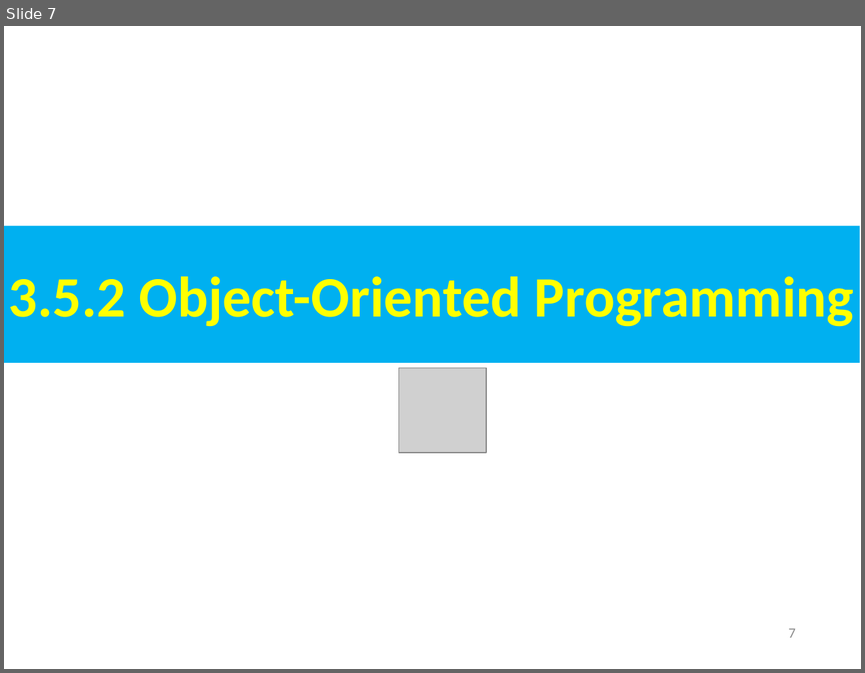
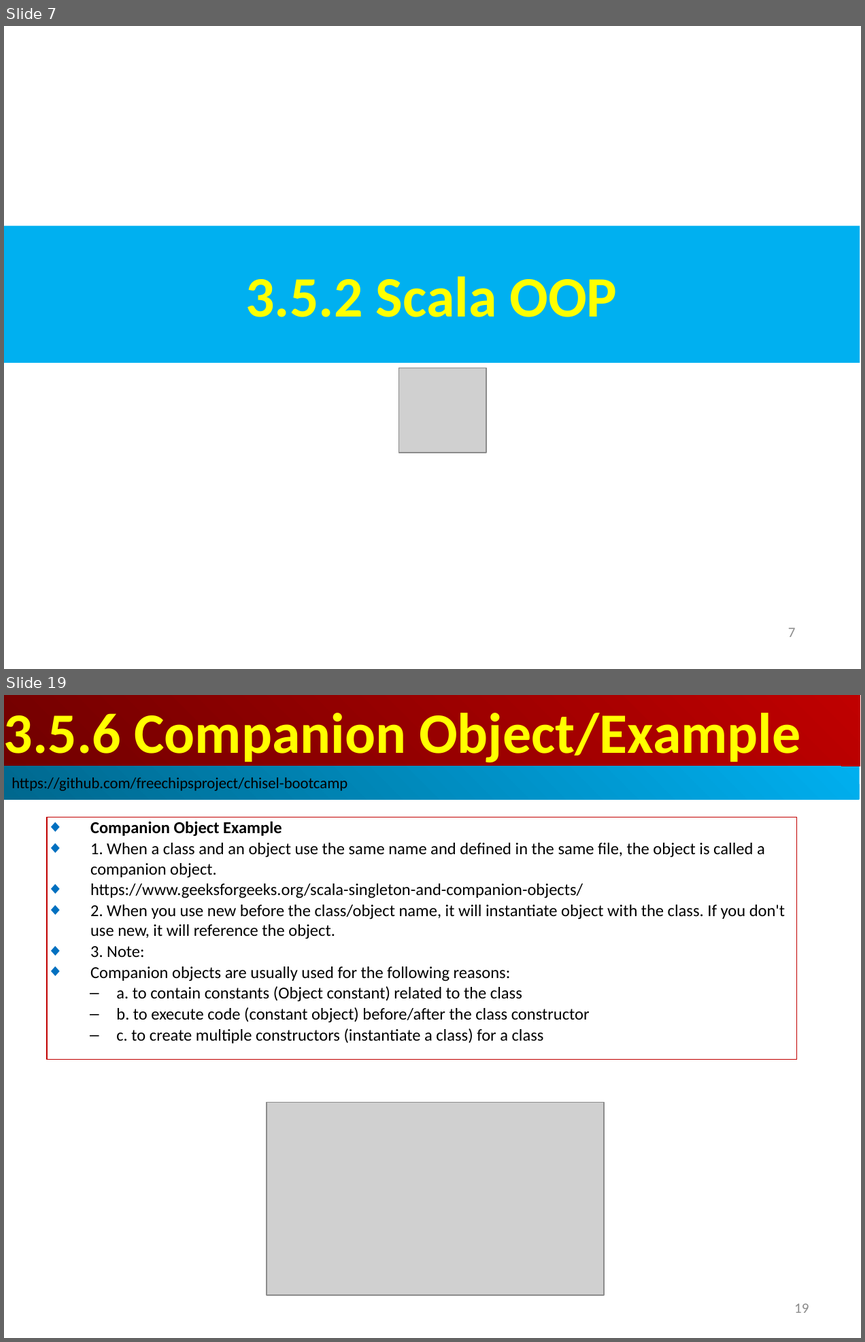
Before and after one commit to peterhchen/AIU_CS800_Chisel, a slide deck: 300_UCB_BC/003.5_OOP/000_Video/003.5_OOP.ppt. Shown one above the other, each under a label of ours: slide 7 before the commit, slides 7 and 19 after it; the slides between them are not shown. The pictures are 865x673 and 865x1342 pixels, drawn with LibreOffice and Linux fonts; fonts in the diff are those of the drawing; grey boxes stand for pictures. Boxes give left, top, right and bottom in pixels: in the first picture for what was removed or moved away, otherwise in the second. Text is boxed around its words. In the diff, an @@ line names an element or a change of style, - is before the commit and + after.

```diff
--- a/300_UCB_BC/003.5_OOP/000_Video/003.5_OOP.ppt
+++ b/300_UCB_BC/003.5_OOP/000_Video/003.5_OOP.ppt
@@ slide 19 added at (x1=4, y1=695, x2=861, y2=1338), background #FFFFFF @@
@@ rectangle added at (x1=4, y1=695, x2=860, y2=766), fill gradient #BF0000 to #710000, 48 pt, text #FFFF00, bold @@
+3.5.6 Companion Object/Example
@@ rectangle added at (x1=4, y1=766, x2=859, y2=800), fill gradient #00AFEF to #00688E, 13 pt, text #000000 @@
+https://github.com/freechipsproject/chisel-bootcamp
@@ rectangle added at (x1=47, y1=817, x2=797, y2=1059), outline #C00000 0.74 pt, 14 pt, text #000000 @@
+◆ Companion Object Example
+◆ 1. When a class and an object use the same name and defined in the same file, the object is called a companion object.
+◆ https://www.geeksforgeeks.org/scala-singleton-and-companion-objects/
+◆ 2. When you use new before the class/object name, it will instantiate object with the class. If you don't use new, it will reference the object.
+◆ 3. Note:
+◆ Companion objects are usually used for the following reasons:
+  – a. to contain constants (Object constant) related to the class
+  – b. to execute code (constant object) before/after the class constructor
+  – c. to create multiple constructors (instantiate a class) for a class
@@ picture added at (x1=266, y1=1102, x2=604, y2=1295) @@
@@ page number added at (x1=794, y1=1303, x2=808, y2=1312), 12 pt, text #8B8B8B @@
+19
@@ slide 7 changed as well @@
@@ text in rectangle at (x1=245, y1=276, x2=617, y2=317): text changed @@
-3.5.2 Object-Oriented Programming
+3.5.2 Scala OOP
```
Also in this commit, not shown: 2 other slides changed, 27 other slides added.
